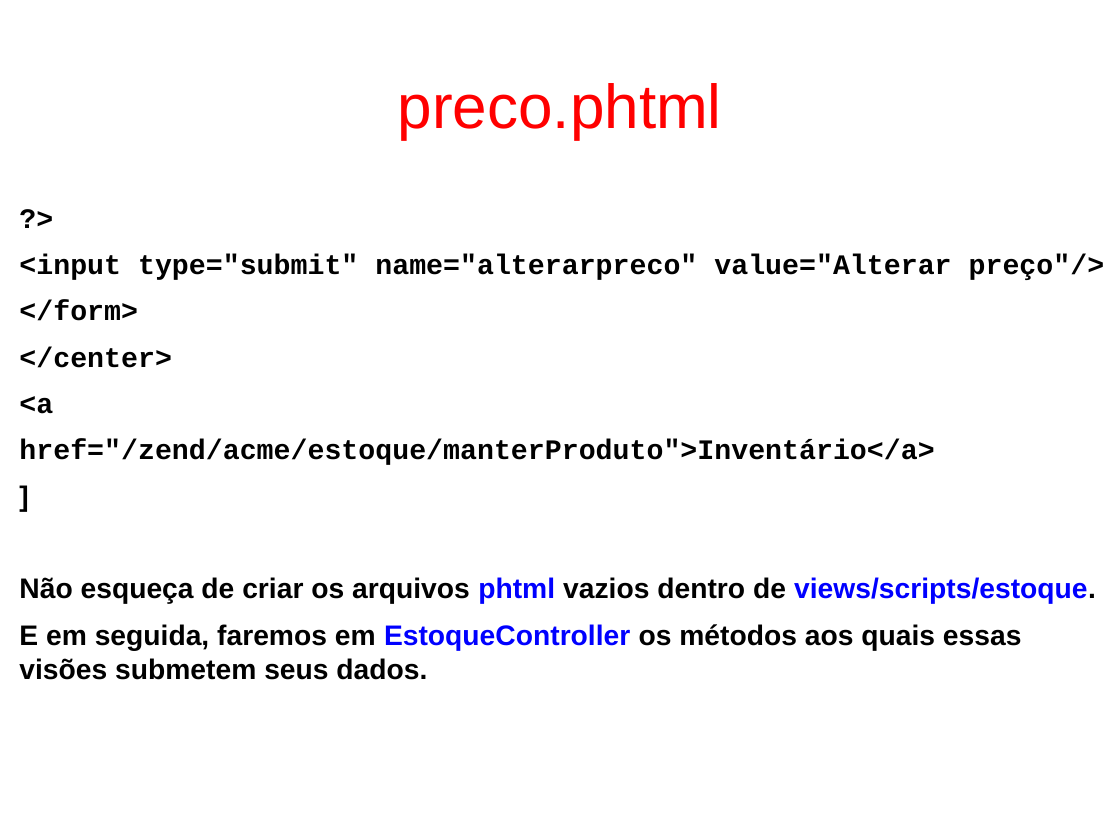
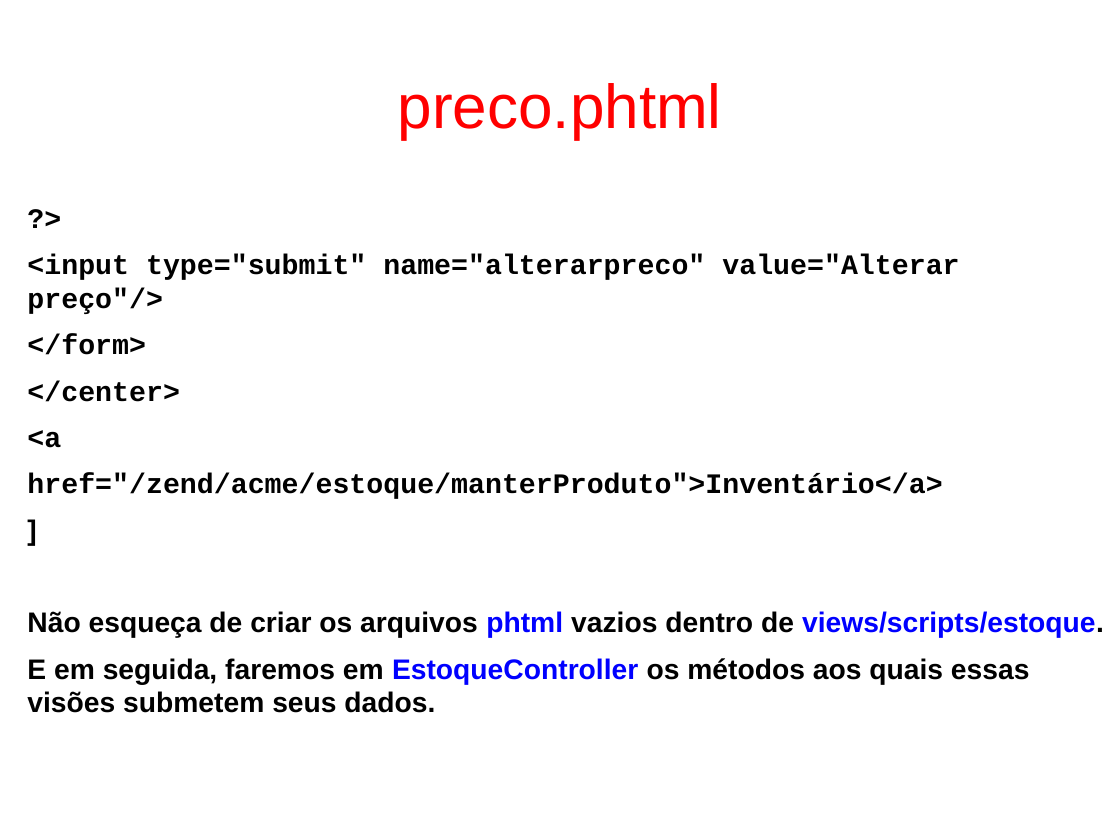
Before and after one commit to fgsl/lojasacme, a slide deck: slide 145 of docs/tutorial.odp (slide 146 before the commit). Drawn at 1120x840 pixels with LibreOffice and Linux fonts; fonts in the diff are those of the drawing. Boxes give left, top, right and bottom in pixels: in the first picture for what was removed or moved away, otherwise in the second. Text is boxed around its words. In the diff, an @@ line names an element or a change of style, - is before the commit and + after.

```diff
--- a/docs/tutorial.odp
+++ b/docs/tutorial.odp
@@ text "?>" rewrapped from box(19, 254, 1105, 680) to box(27, 254, 1104, 713) @@
```
Also in this commit, not shown: 11 other slides changed, 7 slides added, 1 slide removed.
